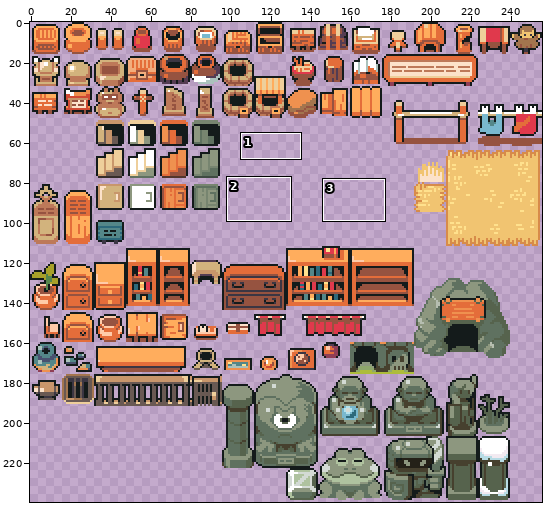
Sprite sheet: Projet Template/assets/map_assets/Tilesets/TilesetElement.png. The picture above shows the old version from afar; the outline marks the close-up.
Close-up. The starting point:
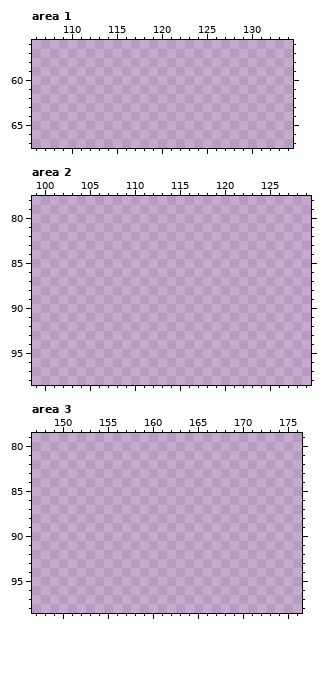
The file is 256x240 pixels. Colours within 5 levels of each other are drawn and written as one. Shown: area 1: x 106..134, y 56..67; area 2: x 99..129, y 78..98; area 3: x 147..176, y 79..98. The commit also changed other parts of the picture, which this record leaves out.
After:
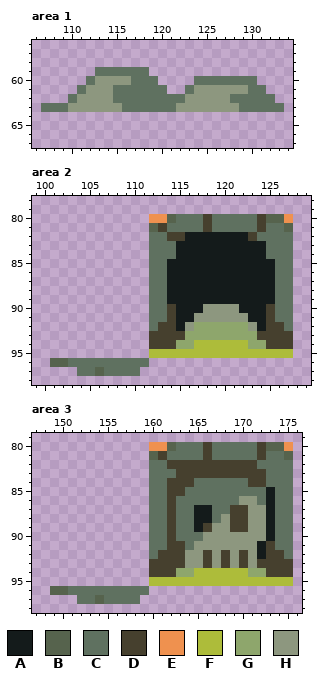
Palette (. is transparent): A #141b1b  B #56634d  C #5f7160  D #46402e  E #ef914f  F #adbc3a  G #8ea66c  H #8d977f
The edit:
Changed rows in their new state; - is an unchanged pixel.
Area 1:
first column x 107:
59 ------CCCCCC---------------
60 -----CHHHHCCC----CCCCCCC---
61 ----CHHHCCCCCC--CHHHHHHCC--
62 ---CHHHHCCCCCCCCHHHHHCCCCC-
63 CCCHHHHHHCCCCCCHHHHHHHCCCCC
Area 2:
first column x 101:
80 -----------EEBCCCDCCCCCDBBE
81 -----------BDCCCCDCCCCCDCCB
82 -----------CCDDAAAAAAADCCCC
83 -----------CCCAAAAAAAAAACCC
84 -----------CCCAAAAAAAAAACCC
85 -----------CCAAAAAAAAAAAACC
86 -----------CCAAAAAAAAAAAACC
87 -----------CCAAAAAAAAAAAACC
88 -----------CCAAAAAAAAAAAACC
89 -----------CCAAAAAAAAAAAACC
90 -----------CCDAAAHHHHAAADCC
91 -----------CCDAAHHHHHHAADCC
92 -----------CDDAHGGGGGGHADDC
93 -----------DDDDGGGGGGGGDDDD
94 -----------DDDGGFFFFFFGGDDD
95 -----------FFFFFFFFFFFFFFFF
96 BBCCCCCCCCC----------------
97 ---CCBCCCC-----------------
Area 3:
first column x 149:
80 -----------EEBCCCDCCCCCDBBE
81 -----------BDCCCCDCCCCCDCCB
82 -----------CCDDDDDDDDDDCCCC
83 -----------CCCDDDDDDDDDDCCC
84 -----------CCDDDCCCCCCDDCCC
85 -----------CCDDCCCCCCCCCACC
86 -----------CCDCCCCCCCHHCACC
87 -----------CCDCCAACCDDHHACC
88 -----------CCDCCAACHDDHHACC
89 -----------CCDCCADHHDDHHACC
90 -----------CCDCCCHHHHHHHACC
91 -----------CCDDCHHHHHHHADCC
92 -----------CDDDHHDHDHDHADDC
93 -----------DDDDHHDHDHDHDDDD
94 -----------DDDGGFFFFFFGGDDD
95 -----------FFFFFFFFFFFFFFFF
96 BBCCCCCCCCC----------------
97 ---CCBCCCC-----------------
Boxes around the changes in both close-ups, in picture pixels (x1, y1, x2, y2):
added: (41, 67, 284, 112)
added: (50, 214, 293, 376)
added: (50, 442, 293, 604)
